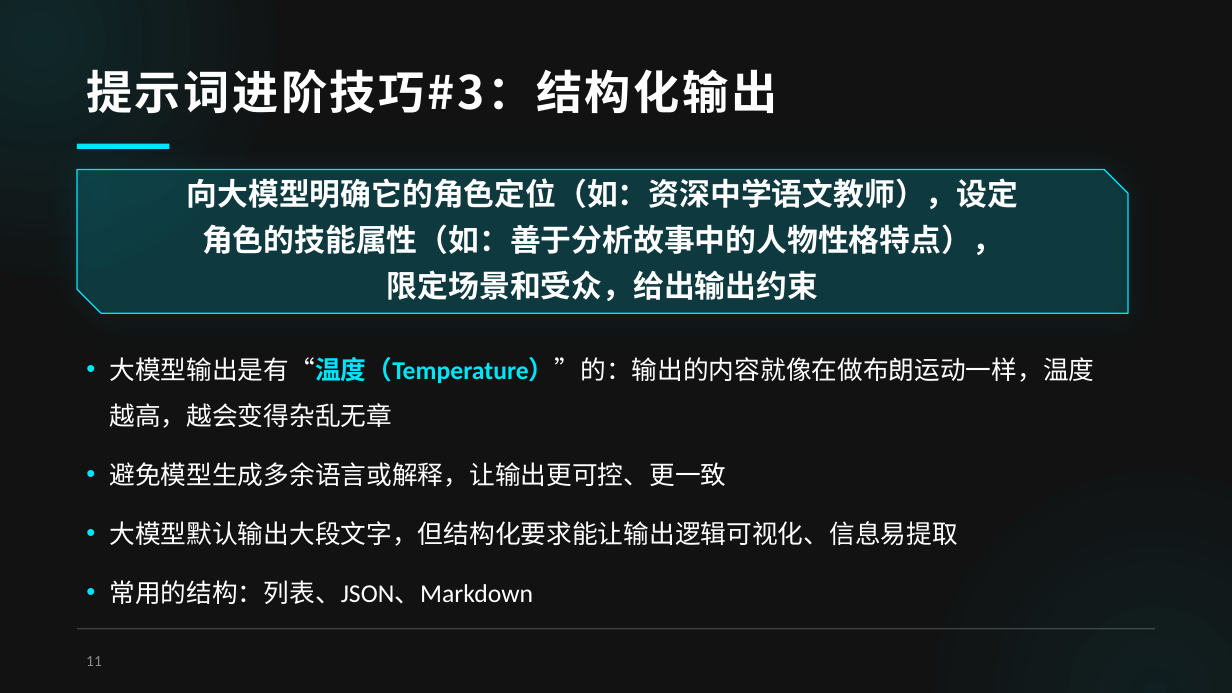
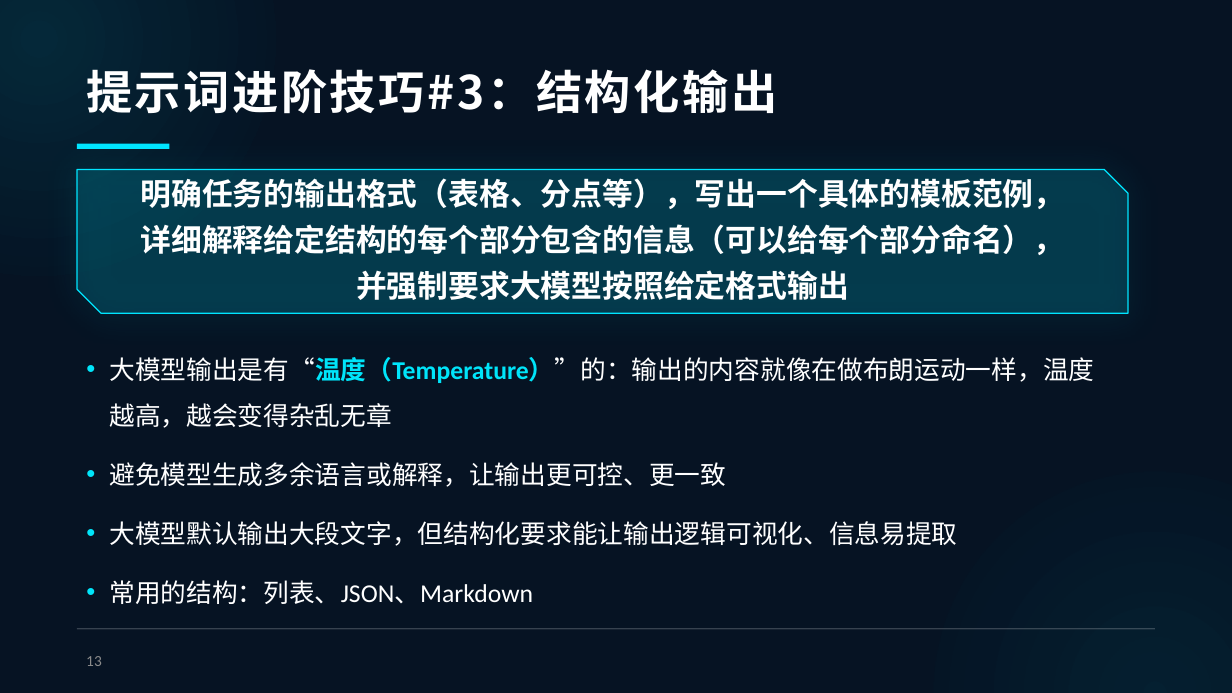
Before and after one commit to TramsWang/Intro2AITechs, a slide deck: slide 13 of 1-基础通识部分/8课时/第6课.pptx (slide 11 before the commit). Drawn at 1232x693 pixels with LibreOffice and Linux fonts; fonts in the diff are those of the drawing; background and template pictures are left out. Boxes give left, top, right and bottom in pixels: in the first picture for what was removed or moved away, otherwise in the second. Text is boxed around its words. In the diff, an @@ line names an element or a change of style, - is before the commit and + after.

```diff
--- a/1-基础通识部分/8课时/第6课.pptx
+++ b/1-基础通识部分/8课时/第6课.pptx
@@ background #121212 to #061323 @@
@@ text at (141, 178, 1065, 300): text changed @@
-向大模型明确它的角色定位（如：资深中学语文教师），设定
-角色的技能属性（如：善于分析故事中的人物性格特点），
-限定场景和受众，给出输出约束
+明确任务的输出格式（表格、分点等），写出一个具体的模板范例，
+详细解释给定结构的每个部分包含的信息（可以给每个部分命名），
+并强制要求大模型按照给定格式输出
@@ page number at (86, 656, 102, 666): text changed @@
-11
+13
```
Also in this commit, not shown: 17 other slides changed, 2 slides added, 27 other files.
